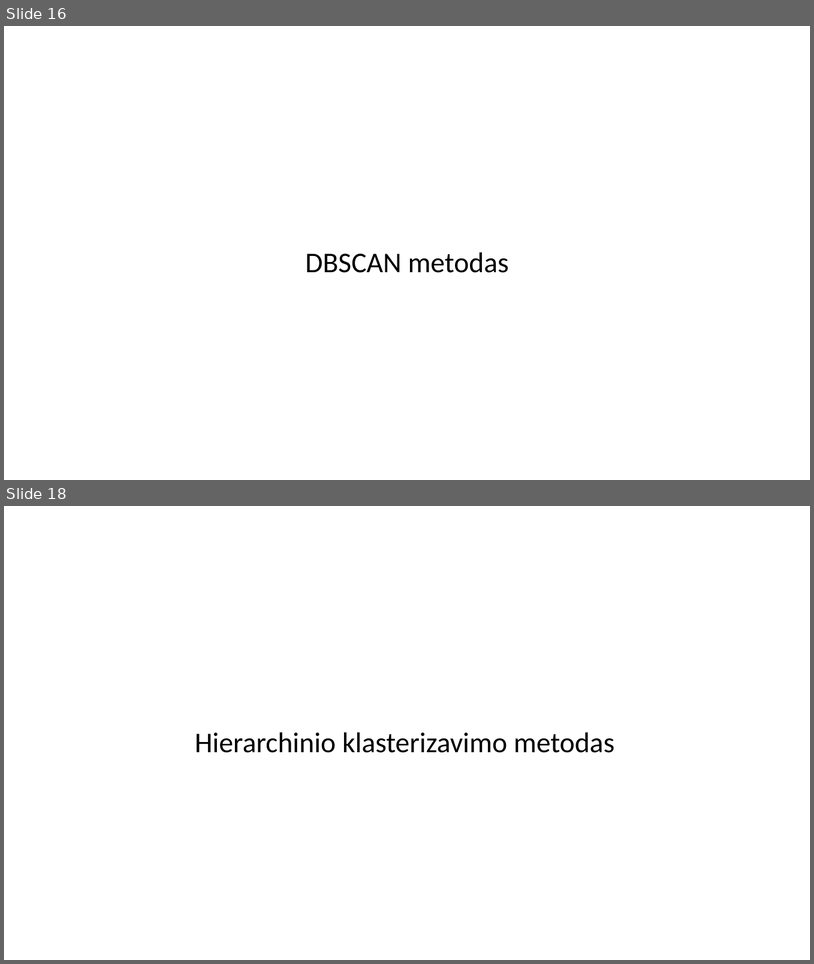
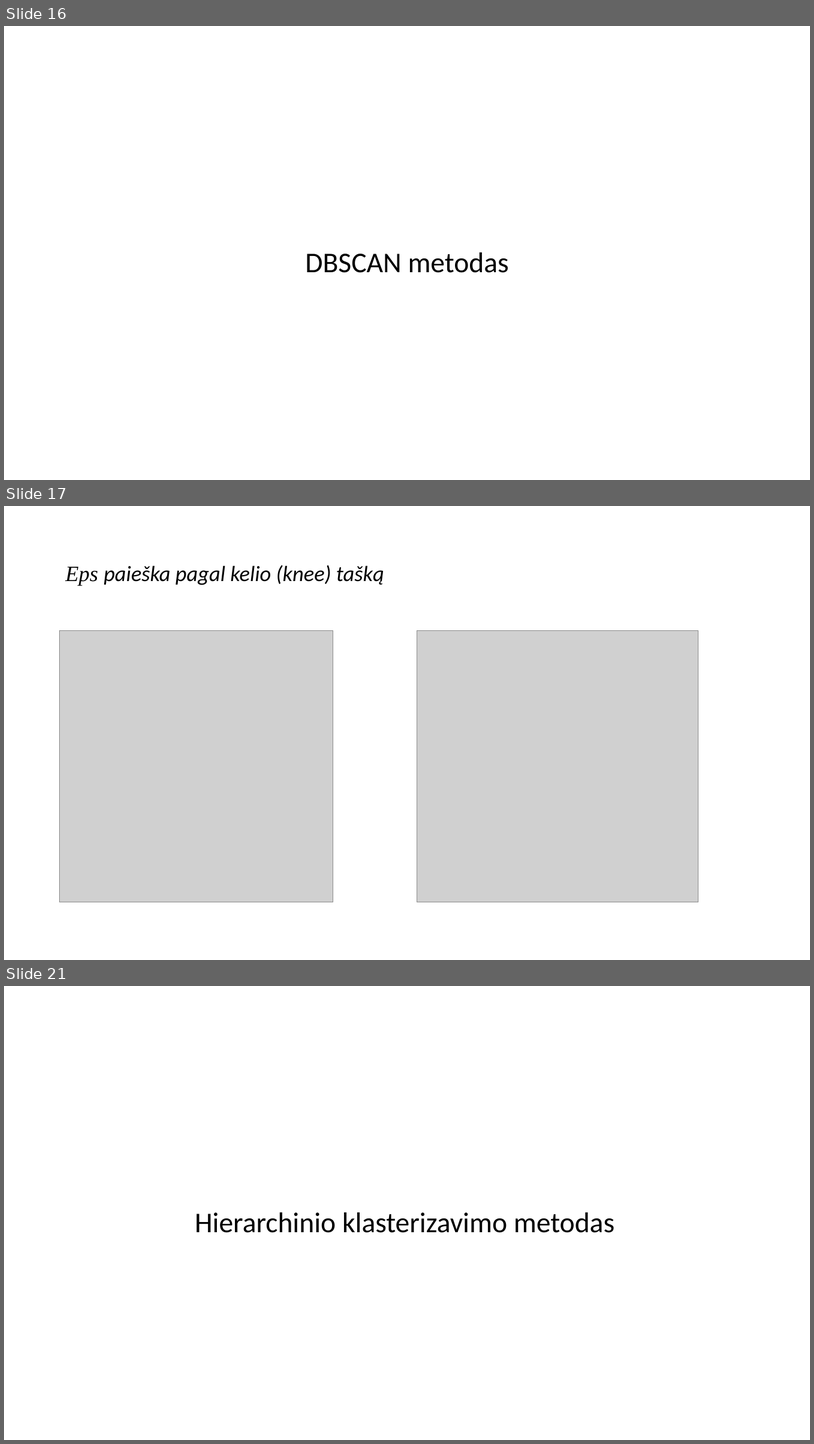
Before and after one commit to dovmar/PDVS, a slide deck: Lab_3/Pristatymas.pptx. Shown one above the other, each under a label of ours: slides 16 and 18 before the commit, slides 16, 17 and 21 after it; the slides between them are not shown. The pictures are 814x964 and 814x1444 pixels, drawn with LibreOffice and Linux fonts; fonts in the diff are those of the drawing; grey boxes stand for pictures. Boxes give left, top, right and bottom in pixels: in the first picture for what was removed or moved away, otherwise in the second. Text is boxed around its words. In the diff, an @@ line names an element or a change of style, - is before the commit and + after.

```diff
--- a/Lab_3/Pristatymas.pptx
+++ b/Lab_3/Pristatymas.pptx
@@ slide 17 added at bbox=[4, 506, 810, 960], background #FFFFFF @@
@@ title added at bbox=[65, 565, 384, 585], 26 pt, text #000000, italic @@
+Eps paieška pagal kelio (knee) tašką
@@ picture added at bbox=[60, 631, 333, 902] @@
@@ picture added at bbox=[417, 631, 698, 902] @@
@@ what was slide 18 is now slide 21 @@
```
Also in this commit, not shown: 1 slide changed, 8 other slides added, 3 slides removed, 5 other files.
